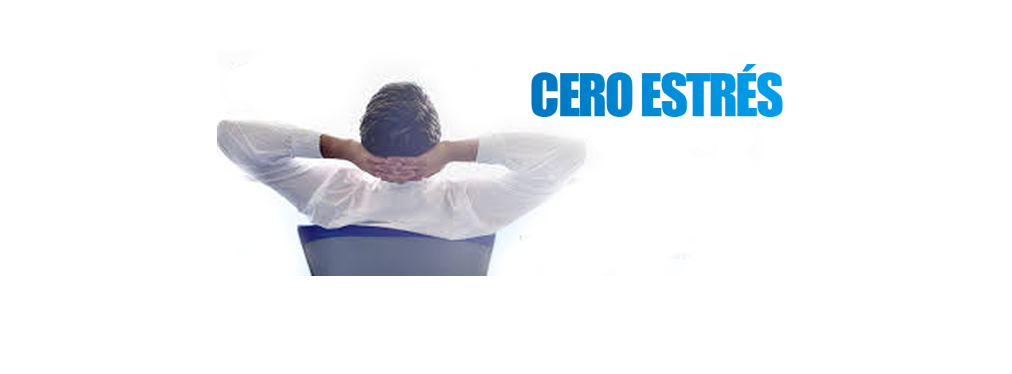
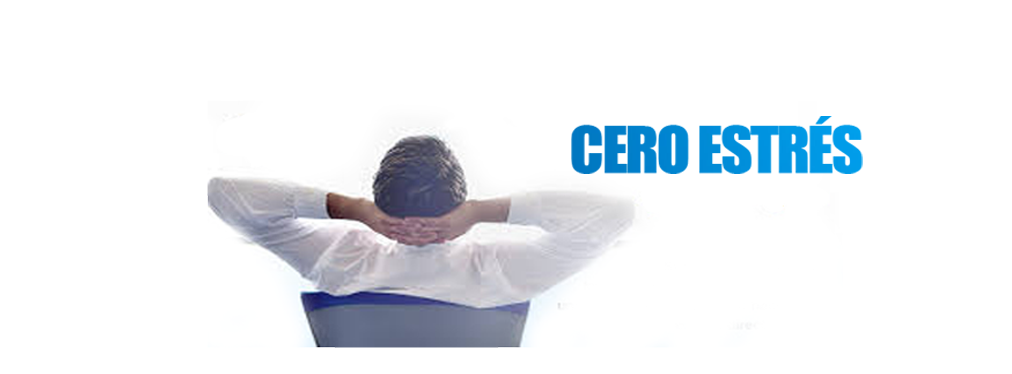
Layers edited between the first and the second 1012 × 374 image:
painted on "Capa 2" over <box>531,64,863,174</box>
painted on "Capa 1" over <box>207,50,863,348</box>
